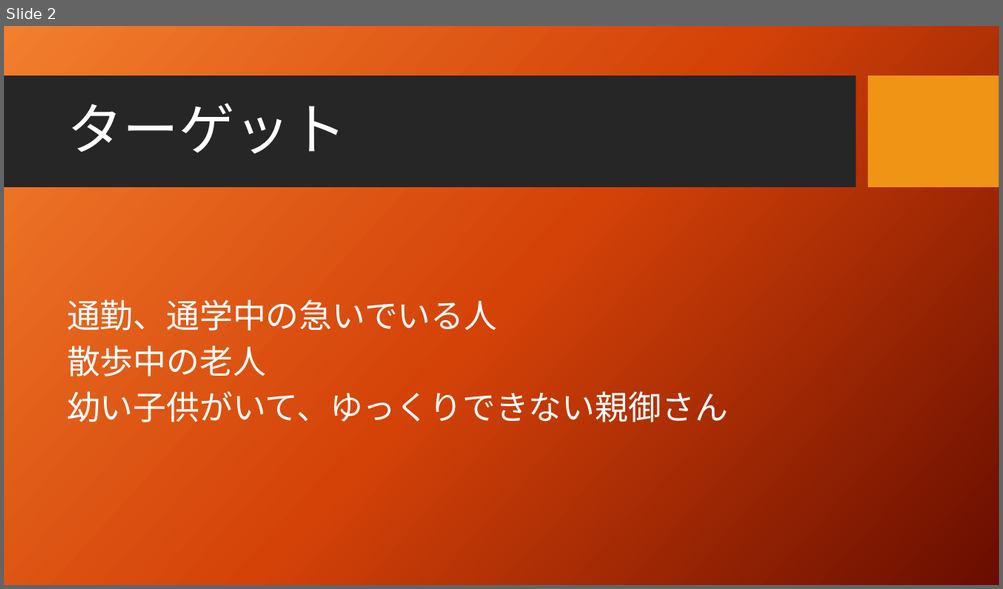
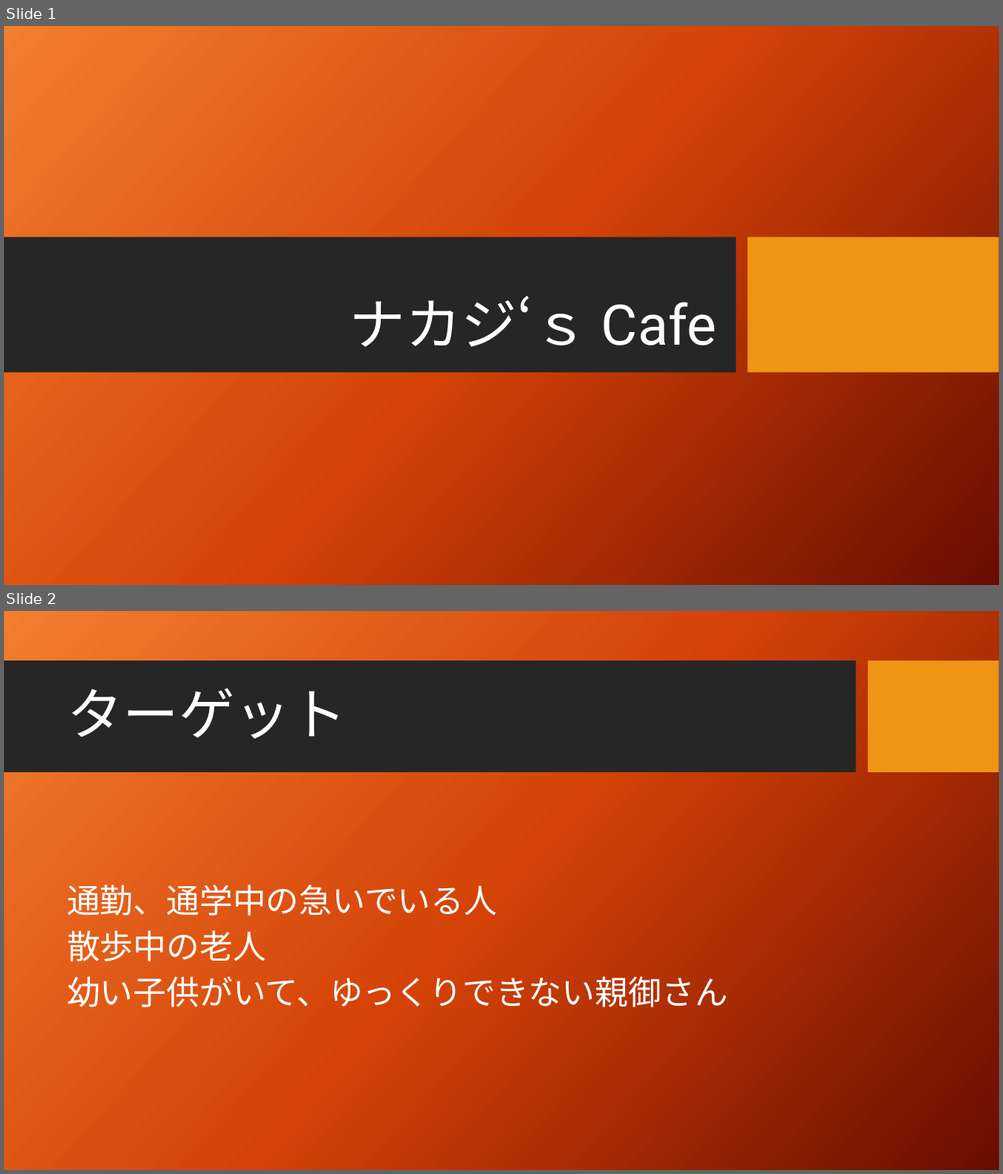
Before and after one commit to tamauniv-2015-it2/it2-class02-tanaka, a slide deck: cafe-nakajibrothers/IT活用法、カフェ.pptx. Shown one above the other, each under a label of ours: slide 2 before the commit, slides 1 and 2 after it. The pictures are 1003x589 and 1003x1174 pixels, drawn with LibreOffice and Linux fonts; fonts in the diff are those of the drawing; background and template pictures are left out. Boxes give left, top, right and bottom in pixels: in the first picture for what was removed or moved away, otherwise in the second. Text is boxed around its words. In the diff, an @@ line names an element or a change of style, - is before the commit and + after.

```diff
--- a/cafe-nakajibrothers/IT活用法、カフェ.pptx
+++ b/cafe-nakajibrothers/IT活用法、カフェ.pptx
@@ slide 1 added at [4,26,999,585], background picture (left out) @@
@@ rectangle added at [4,237,736,373], fill #262626 @@
@@ rectangle added at [747,237,999,373], fill #F09415 @@
@@ title added at [349,296,717,347], 54 pt, text #FFFFFF @@
+ナカジ‘ｓ Cafe
```
Also in this commit, not shown: 1 slide changed, 1 other slide added, 1 slide removed.
